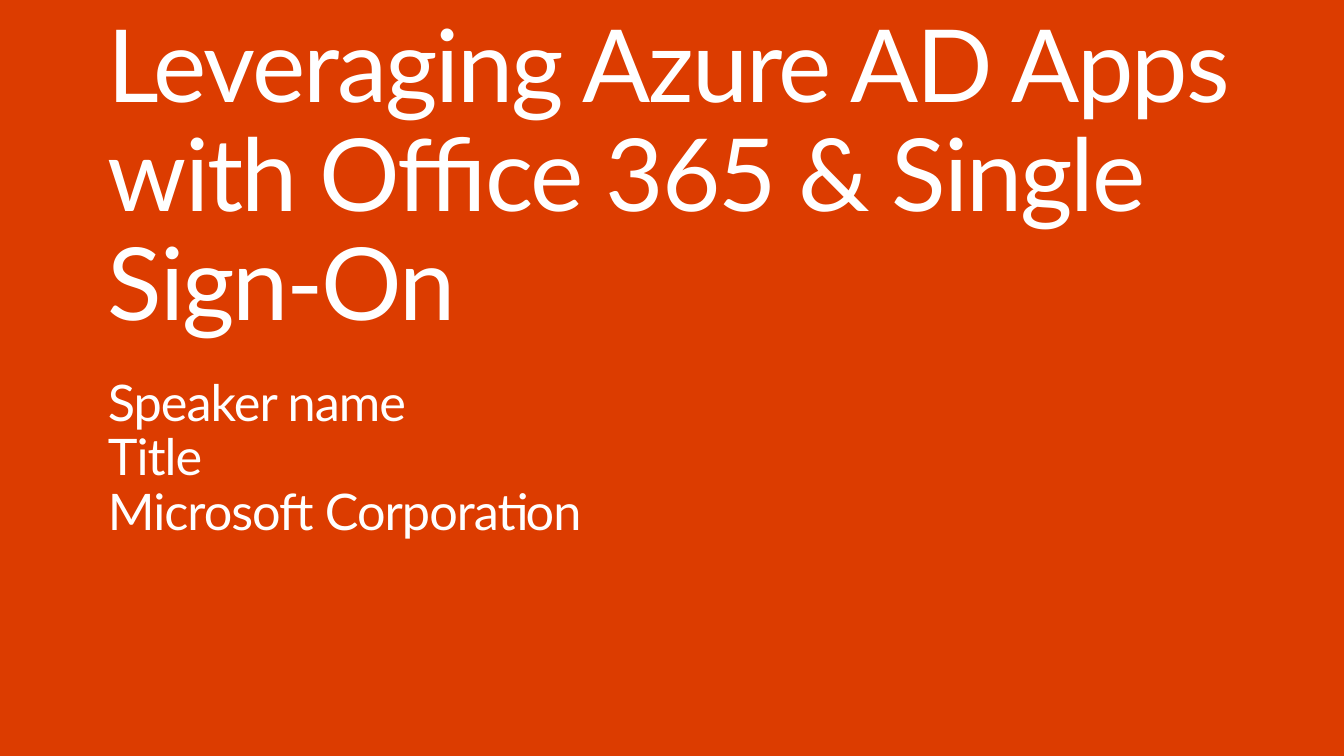
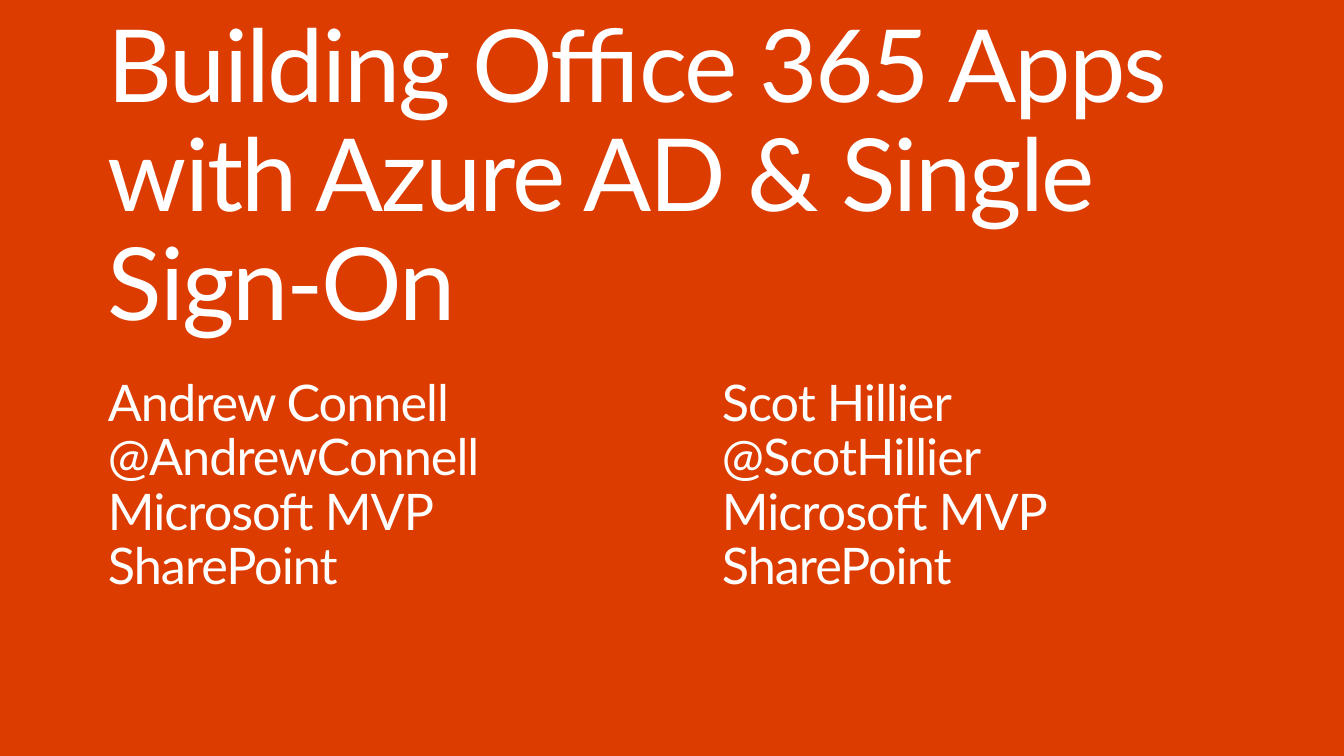
Before and after one commit to OfficeDev/Research-Project-Code-Sample, a slide deck: slide 1 of presentation/SpRefAppPresentation.pptx. Drawn at 1344x756 pixels with LibreOffice and Linux fonts; fonts in the diff are those of the drawing; background and template pictures are left out. Boxes give left, top, right and bottom in pixels: in the first picture for what was removed or moved away, otherwise in the second. Text is boxed around its words. In the diff, an @@ line names an element or a change of style, - is before the commit and + after.

Commit message:
updated presentation title

```diff
--- a/presentation/SpRefAppPresentation.pptx
+++ b/presentation/SpRefAppPresentation.pptx
@@ title at box(108, 27, 1167, 338): text changed @@
-Leveraging Azure AD Apps with Office 365 & Single Sign-On
+Building Office 365 Apps with Azure AD & Single Sign-On
@@ text at box(108, 384, 479, 585): text changed @@
-Speaker name
-Title
-Microsoft Corporation
+Andrew Connell
+@AndrewConnell
+Microsoft MVP SharePoint
@@ text added at box(722, 384, 1048, 585), 36 pt, text #FFFFFF @@
+Scot Hillier
+@ScotHillier
+Microsoft MVP SharePoint
```
Also in this commit, not shown: 1 other file.
